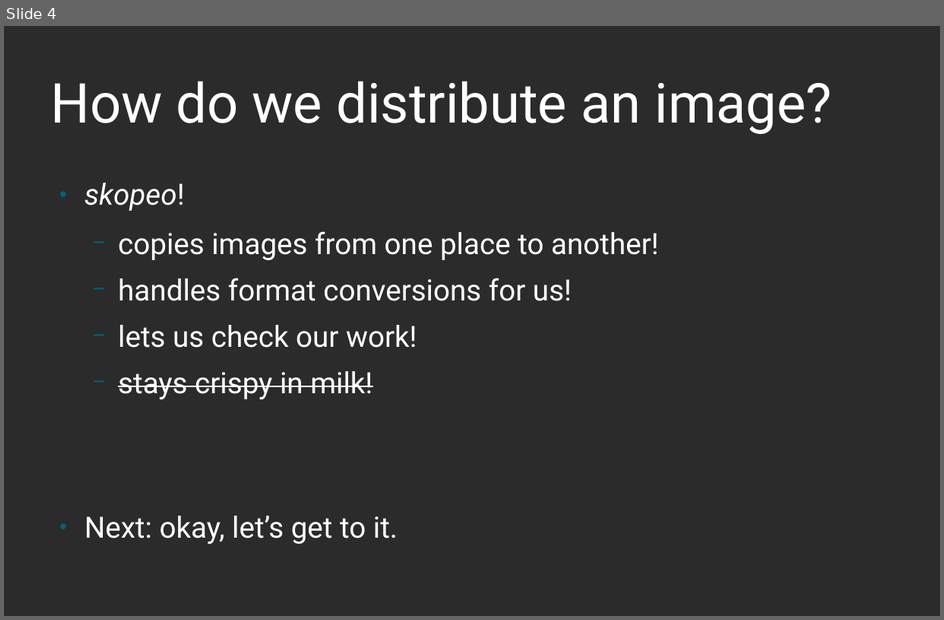
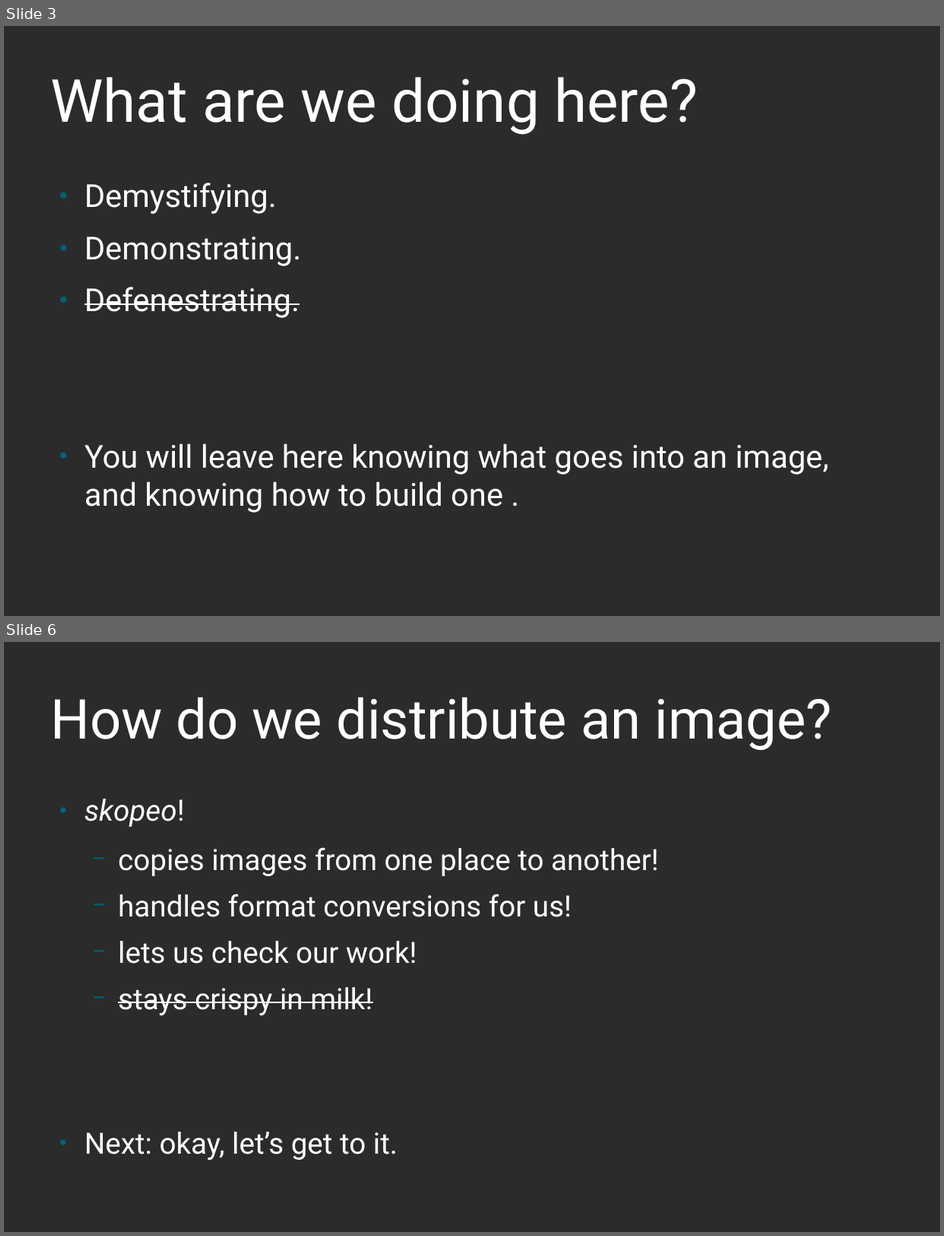
Before and after one commit to nalind/devconf.us-2018, a slide deck: images.odp. Shown one above the other, each under a label of ours: slide 4 before the commit, slides 3 and 6 after it; the slides between them are not shown. The pictures are 944x620 and 944x1236 pixels, drawn with LibreOffice and Linux fonts; fonts in the diff are those of the drawing; background and template pictures are left out; a plain dark background stands for a picture behind light text. Boxes give left, top, right and bottom in pixels: in the first picture for what was removed or moved away, otherwise in the second. Text is boxed around its words. In the diff, an @@ line names an element or a change of style, - is before the commit and + after.

```diff
--- a/images.odp
+++ b/images.odp
@@ slide 3 added at <box>4,26,940,616</box>, background picture (left out) @@
@@ title added at <box>51,77,698,135</box>, 60 pt, text #FFFFFF @@
+What are we doing here?
@@ text added at <box>85,183,829,512</box>, 32 pt, text #FFFFFF @@
+● Demystifying.
+● Demonstrating.
+● Defenestrating.
+● You will leave here knowing what goes into an image, and knowing how to build one .
@@ what was slide 4 is now slide 6 @@
```
Also in this commit, not shown: 6 slides changed, 1 other slide added.
